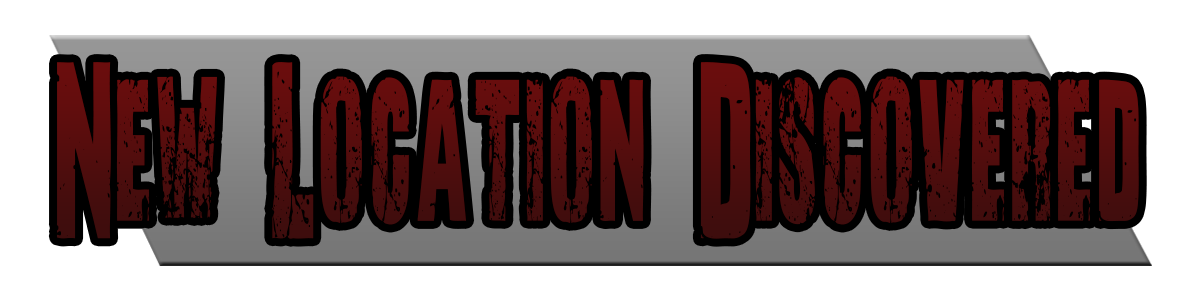
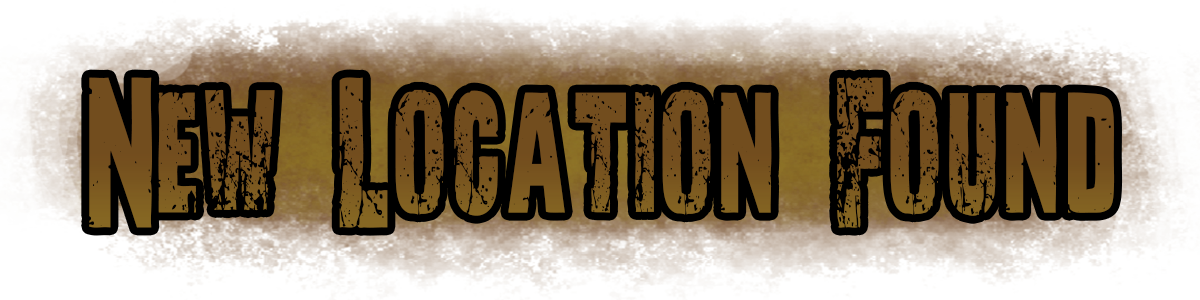
Layered file, before and after one edit (1200px x 300px). Changes by layer:
renamed "New Location Discovered" to "New Location Found", painted on it over (56, 62, 1139, 239)
added layer "Layer 3" above "Layer 1" over (0, 6, 1200, 300)
hid "Layer 1" over (49, 35, 1152, 266)
